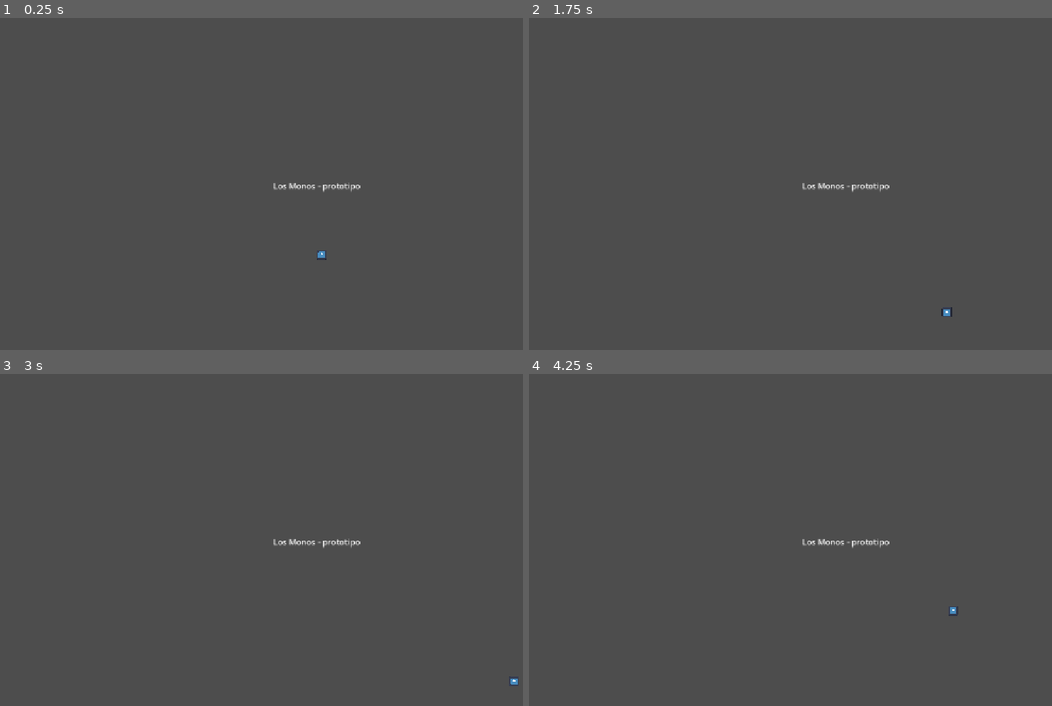
Above: before the commit, frames 1-4 (two rows, left to right).
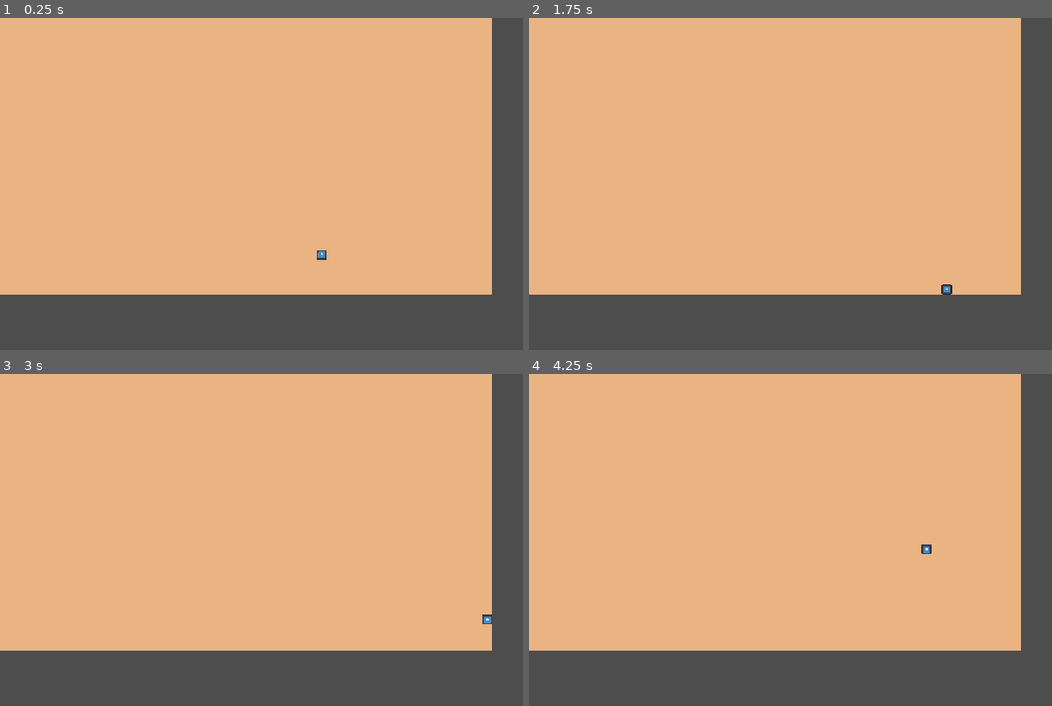
Above: after the commit, the same moments.

Repository: l0sm0n0s/losmonos-game
Game: Godot game, scene res://scenes/main/Main.tscn
Two runs of this game, one before a commit and one after it. Both use one fixed random seed, a clock stepped at 60 frames per second and the inputs below. The engine's default icon, where the game draws it, is replaced by a stand-in: a white triangle on a blue panel in a dark square.
Inputs:
- Up to frame 1 (0.25 s): no input
- Up to frame 2 (1.75 s): tap Enter at 0.5 s; hold Right (ui_right) 0.53-1.28 s; hold Down (ui_down) from 1.28 s (still down)
- Up to frame 3 (3 s): release Down (ui_down) at 2.03 s; hold Right (ui_right) 2.03-2.78 s; hold Up (ui_up) from 2.78 s (still down)
- Up to frame 4 (4.25 s): release Up (ui_up) at 3.53 s; hold Left (ui_left) from 3.53 s (still down)

The runs differ from the first frame. In frame 1, 78% of the frame differs, in the area x 0-95%, y 0-84%; in frame 2, 78%, in the area x 0-95%, y 0-90%; in frame 3, 78%; in frame 4, 78%.

Commit message:
setting the first scene

Diff:
--- a/scenes/main/Main.tscn
+++ b/scenes/main/Main.tscn
@@ -2,14 +2,42 @@
 
 [ext_resource type="PackedScene" uid="uid://bqwy8c2611og0" path="res://scenes/player/Player.tscn" id="1_u1xfj"]
 
+[sub_resource type="RectangleShape2D" id="RectangleShape2D_jhecp"]
+size = Vector2(960, 20)
+
+[sub_resource type="RectangleShape2D" id="RectangleShape2D_0najp"]
+size = Vector2(960, 20)
+
+[sub_resource type="RectangleShape2D" id="RectangleShape2D_erc0q"]
+size = Vector2(20, 580)
+
+[sub_resource type="RectangleShape2D" id="RectangleShape2D_dbnhs"]
+size = Vector2(20, 580)
+
 [node name="Main" type="Node2D" unique_id=415157045]
 
-[node name="Label" type="Label" parent="." unique_id=1583248084]
-offset_left = 532.0
-offset_top = 316.0
-offset_right = 702.0
-offset_bottom = 339.0
-text = "Los Monos - prototipo"
+[node name="Floor" type="ColorRect" parent="." unique_id=982787557]
+offset_right = 960.0
+offset_bottom = 540.0
+color = Color(0.91553646, 0.70323265, 0.5113548, 1)
+
+[node name="Walls" type="StaticBody2D" parent="." unique_id=607200084]
+
+[node name="TopWall" type="CollisionShape2D" parent="Walls" unique_id=1478045955]
+position = Vector2(480, -10)
+shape = SubResource("RectangleShape2D_jhecp")
+
+[node name="BottomWall" type="CollisionShape2D" parent="Walls" unique_id=601706599]
+position = Vector2(480, 550)
+shape = SubResource("RectangleShape2D_0najp")
+
+[node name="LeftWall" type="CollisionShape2D" parent="Walls" unique_id=884194084]
+position = Vector2(-10, 270)
+shape = SubResource("RectangleShape2D_erc0q")
+
+[node name="RightWall" type="CollisionShape2D" parent="Walls" unique_id=342677548]
+position = Vector2(970, 270)
+shape = SubResource("RectangleShape2D_dbnhs")
 
 [node name="Player" parent="." unique_id=1605815468 instance=ExtResource("1_u1xfj")]
 position = Vector2(627, 462)
